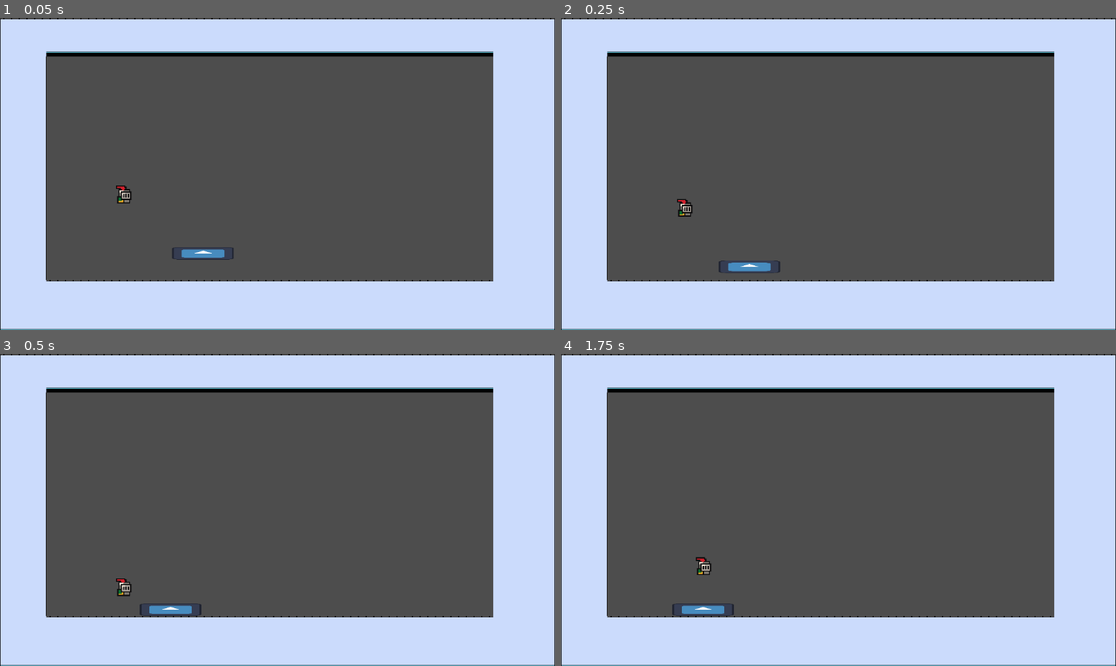
Above: before the commit, frames 1-4 (two rows, left to right).
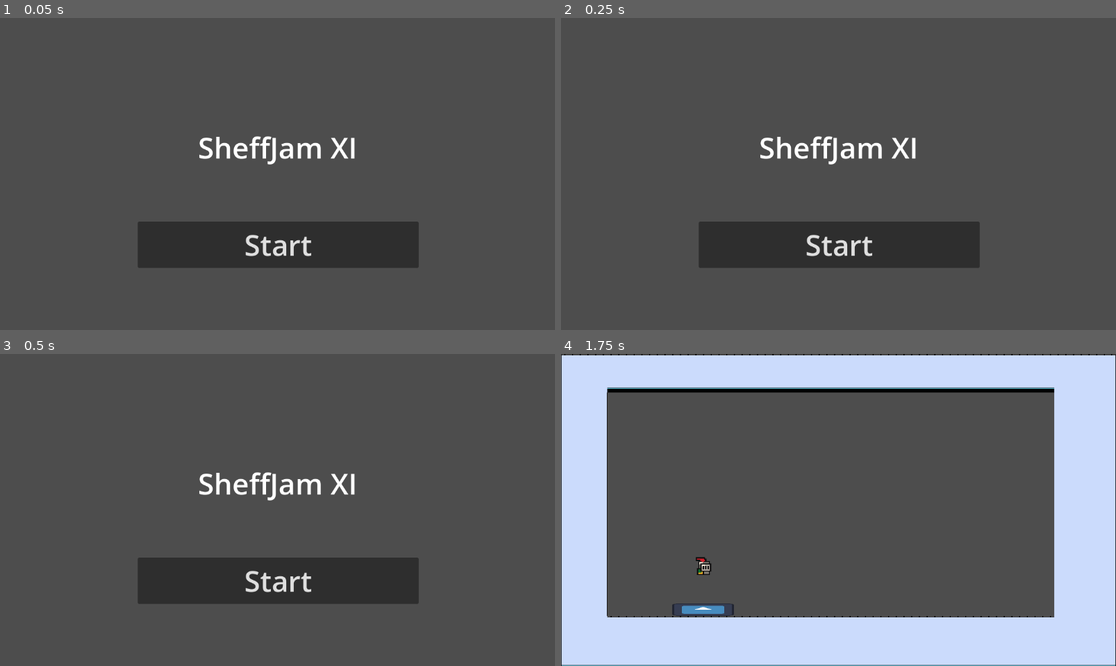
Above: after the commit, the same moments.

Repository: PjotrNik/shefjam
Game: Godot game, scene res://scenes/start_page.tscn
Two runs of this game, one before a commit and one after it. Both use one fixed random seed, a clock stepped at 60 frames per second and the inputs below. Before the commit the project starts from res://phase_1_map.tscn. The engine's default icon, where the game draws it, is replaced by a stand-in: a white triangle on a blue panel in a dark square.
Inputs (mouse positions are in pixels of both pictures, inside the frame that each line leads up to):
- Up to frame 1 (0.05 s): no input
- Up to frame 2 (0.25 s): no input
- Up to frame 3 (0.5 s): no input
- Up to frame 4 (1.75 s): click (838, 581) at 0.5 s, where only the run after the commit has a clickable "Start"; hold D (move_right) from 1.28 s (still down); tap S (jump) at 1.35, 1.52 s

The runs differ from the first frame. In frame 1, 50% of the frame differs, in the area x 0-100%, y 0-100%; in frame 2, 50%; in frame 3, 50%; in frame 4, nothing differs.

Commit message:
Added start_page

Diff:
--- a/project.godot
+++ b/project.godot
@@ -11,7 +11,7 @@
 [application]
 
 config/name="shefjam"
-run/main_scene="uid://ccijxglnqfs7n"
+run/main_scene="uid://b8vg5qwpmo23n"
 config/features=PackedStringArray("4.4", "Forward Plus")
 config/icon="res://icon.svg"
 
@@ -30,6 +30,11 @@
 "events": [Object(InputEventKey,"resource_local_to_scene":false,"resource_name":"","device":-1,"window_id":0,"alt_press …(191 unchanged characters)…
 ]
 }
+jump={
+"deadzone": 0.2,
+"events": [Object(InputEventKey,"resource_local_to_scene":false,"resource_name":"","device":-1,"window_id":0,"alt_pressed":false,"shift_pressed":false,"ctrl_pressed":false,"meta_pressed":false,"pressed":false,"keycode":0,"physical_keycode":83,"key_label":0,"unicode":115,"location":0,"echo":false,"script":null)
+]
+}
 move_left={
 "deadzone": 0.2,
 "events": [Object(InputEventKey,"resource_local_to_scene":false,"resource_name":"","device":-1,"window_id":0,"alt_press …(191 unchanged characters)…
@@ -40,11 +45,6 @@
 "events": [Object(InputEventKey,"resource_local_to_scene":false,"resource_name":"","device":-1,"window_id":0,"alt_press …(192 unchanged characters)…
 ]
 }
-jump={
-"deadzone": 0.2,
-"events": [Object(InputEventKey,"resource_local_to_scene":false,"resource_name":"","device":-1,"window_id":0,"alt_pressed":false,"shift_pressed":false,"ctrl_pressed":false,"meta_pressed":false,"pressed":false,"keycode":0,"physical_keycode":83,"key_label":0,"unicode":115,"location":0,"echo":false,"script":null)
-]
-}
 
 [rendering]
 
--- /dev/null
+++ b/scenes/start_page.gd
@@ -0,0 +1,6 @@
+extends Control
+
+
+func _on_start_pressed():
+	get_tree().change_scene_to_file("res://phase_1_map.tscn")
+	pass # Replace with function body.
--- /dev/null
+++ b/scenes/start_page.tscn
@@ -0,0 +1,45 @@
+[gd_scene load_steps=2 format=3 uid="uid://b8vg5qwpmo23n"]
+
+[ext_resource type="Script" uid="uid://ss5dm0tqchst" path="res://scenes/start_page.gd" id="1_mpx6a"]
+
+[node name="StartPage" type="Control"]
+layout_mode = 3
+anchors_preset = 15
+anchor_right = 1.0
+anchor_bottom = 1.0
+grow_horizontal = 2
+grow_vertical = 2
+script = ExtResource("1_mpx6a")
+
+[node name="Title" type="Label" parent="."]
+layout_mode = 1
+anchors_preset = -1
+anchor_left = 0.5
+anchor_top = 0.35
+anchor_right = 0.5
+anchor_bottom = 0.35
+offset_left = -44.5
+offset_right = 44.5
+offset_bottom = 23.0
+grow_horizontal = 2
+theme_override_font_sizes/font_size = 60
+text = "SheffJam XI"
+horizontal_alignment = 1
+
+[node name="Start" type="Button" parent="."]
+layout_mode = 1
+anchors_preset = -1
+anchor_left = 0.5
+anchor_top = 0.7
+anchor_right = 0.5
+anchor_bottom = 0.8
+offset_left = -290.0
+offset_top = -30.6
+offset_right = 293.0
+offset_bottom = 0.599976
+grow_horizontal = 2
+grow_vertical = 0
+theme_override_font_sizes/font_size = 60
+text = "Start"
+
+[connection signal="pressed" from="Start" to="." method="_on_start_pressed"]
Not shown: 1 places in boss.tscn that only renumber resources
Not shown: 1 places in phase_1_map.tscn that only renumber resources
Not shown, added: scenes/start_page.gd.uid
